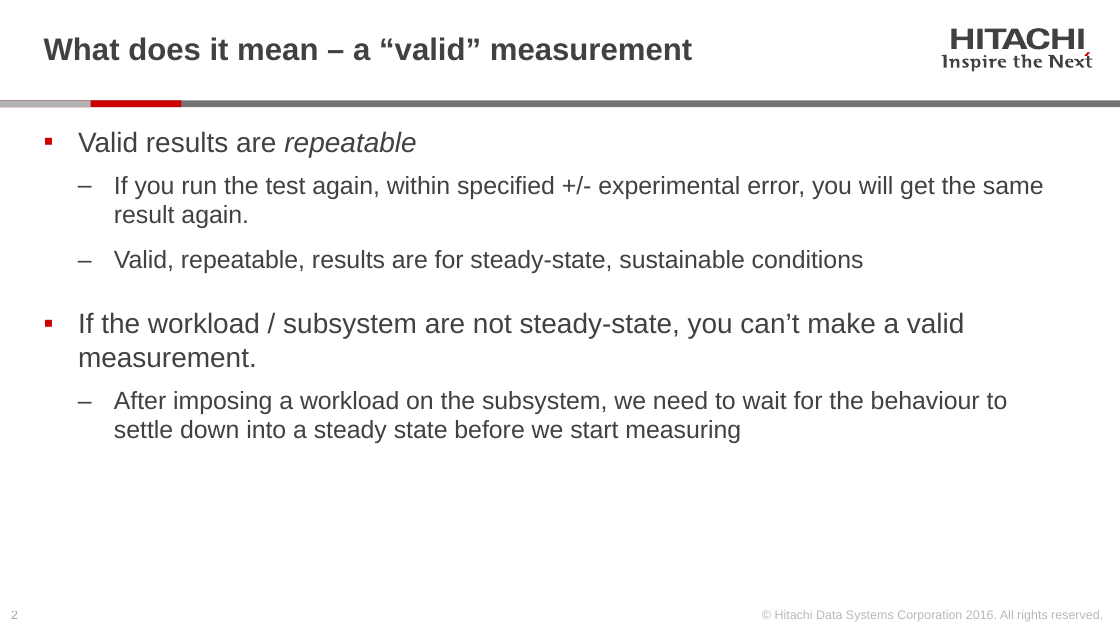
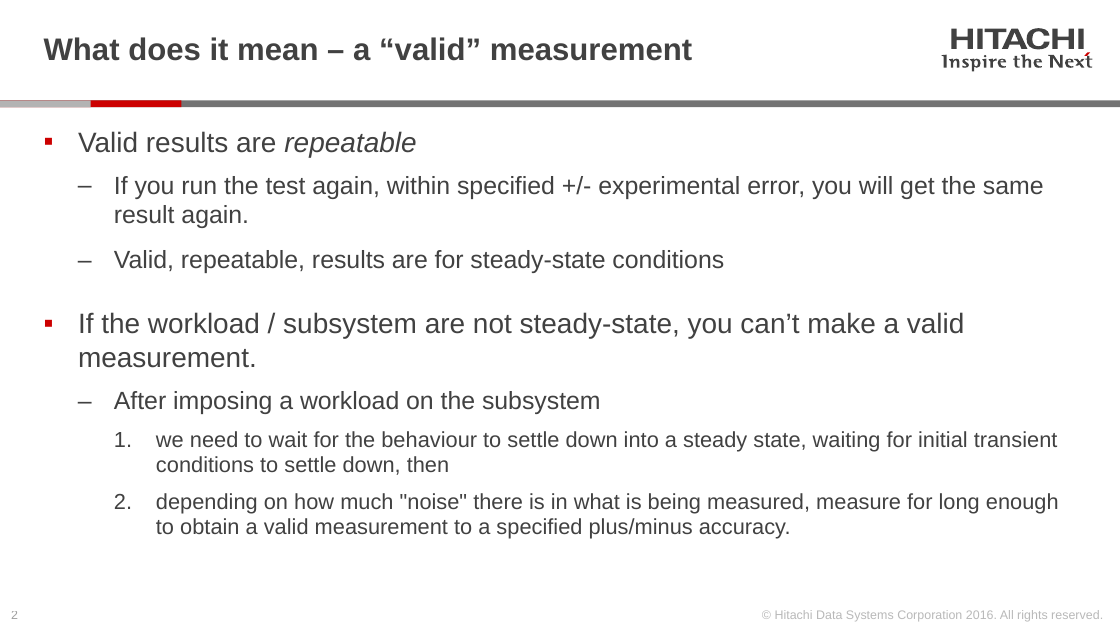
Before and after one commit to Hitachi-Data-Systems/ivy, a slide deck: slide 2 of doc/02.Testing in minimum time with ivy.pptx. Drawn at 1120x630 pixels with LibreOffice and Linux fonts; fonts in the diff are those of the drawing. Boxes give left, top, right and bottom in pixels: in the first picture for what was removed or moved away, otherwise in the second. Text is boxed around its words. In the diff, an @@ line names an element or a change of style, - is before the commit and + after.

```diff
--- a/doc/02.Testing in minimum time with ivy.pptx
+++ b/doc/02.Testing in minimum time with ivy.pptx
@@ text at [114,250,724,273]: text changed @@
-  ‒ Valid, repeatable, results are for steady-state, sustainable conditions
+  ‒ Valid, repeatable, results are for steady-state conditions
@@ text at [114,391,1059,539]: text changed; size 16 to 14 pt @@
-  ‒ After imposing a workload on the subsystem, we need to wait for the behaviour to settle down into a steady state before we start measuring
+  ‒ After imposing a workload on the subsystem
+    1. we need to wait for the behaviour to settle down into a steady state, waiting for initial transient conditions to settle down, then
+    2. depending on how much "noise" there is in what is being measured, measure for long enough to obtain a valid measurement to a specified plus/minus accuracy.
```
Also in this commit, not shown: 8 other slides changed, 4 slides added, 10 slides removed, 3 other files.
